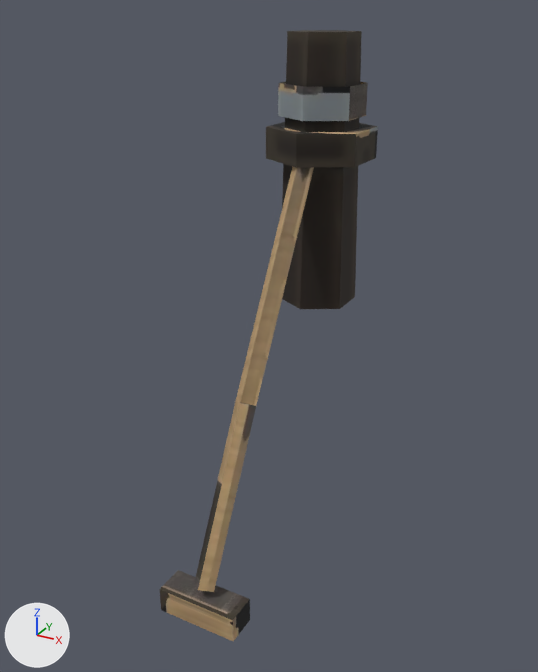
An edit to the glTF model client/public/city/raft-moor-age10.glb, drawn before and after from the same camera.
The view is the same before and after, from a camera (50 mm lens) standing at (0.312, -0.672, 0.279) and looking at (-0.001, -0.103, -0.006). Every picture has the same lights, and +X, +Y and +Z are marked at lower left. The picture after the commit comes second. Where no turn or scale is listed for an object, it has been applied to the vertices. Vertices at exactly the same position are counted once.

In view in the first picture: 'raft-moor-age10'.
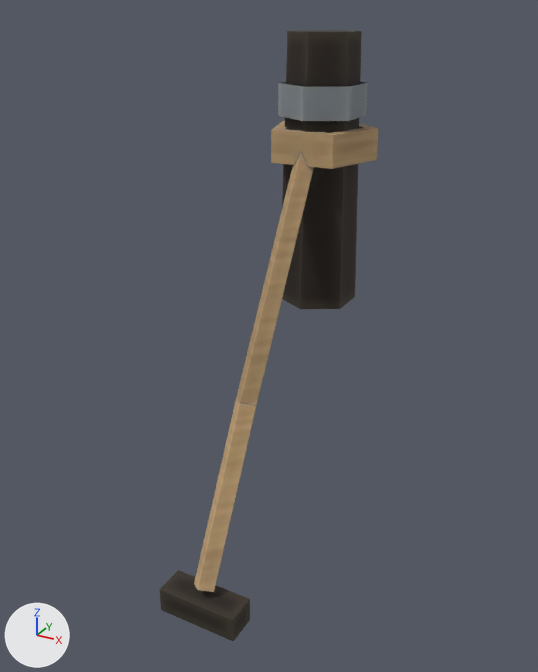
Changed parts and their boxes (x1, y1, x2, y2) in the pictures (538 x 672 px; the box of a moved part takes in the faces that stretch with it):
part 1 of me_raft_moor_age10, moved or reshaped
    before: (266, 122, 378, 168)
    after: (271, 121, 378, 169)
part 2 of me_raft_moor_age10, surface changed
    both: (160, 81, 378, 641)

Edits to the bpy script that builds the scene:
```text
Change me_raft_moor_age10:
    used by ob_raft_moor_age10; location = (0.0, -0.095, 0.009)
    remove me_raft_moor_age10.from_pydata(...)  # 70 vertices, 116 faces; spans x -0.047..0.047, y -0.149..0.149, z -0.251..0.251
    add me_raft_moor_age10.from_pydata(...)  # 66 vertices, 108 faces; spans x -0.051..0.051, y -0.149..0.149, z -0.251..0.251
    me_raft_moor_age10 part 1
    4 vertices are removed from x 0.0, y 0.041..0.055, z 0.136..0.166
    16 faces are deleted
    16 vertices move from x -0.047..0.047, y 0.068..0.123, z 0.136..0.166 to x -0.051..0.051, y 0.052..0.112, z 0.136..0.166
    8 new faces join them
    me_raft_moor_age10 part 2: 96 kept faces spanning x -0.051..0.051, y -0.149..0.149, z -0.251..0.251 get new texture (UV) coordinates
```
